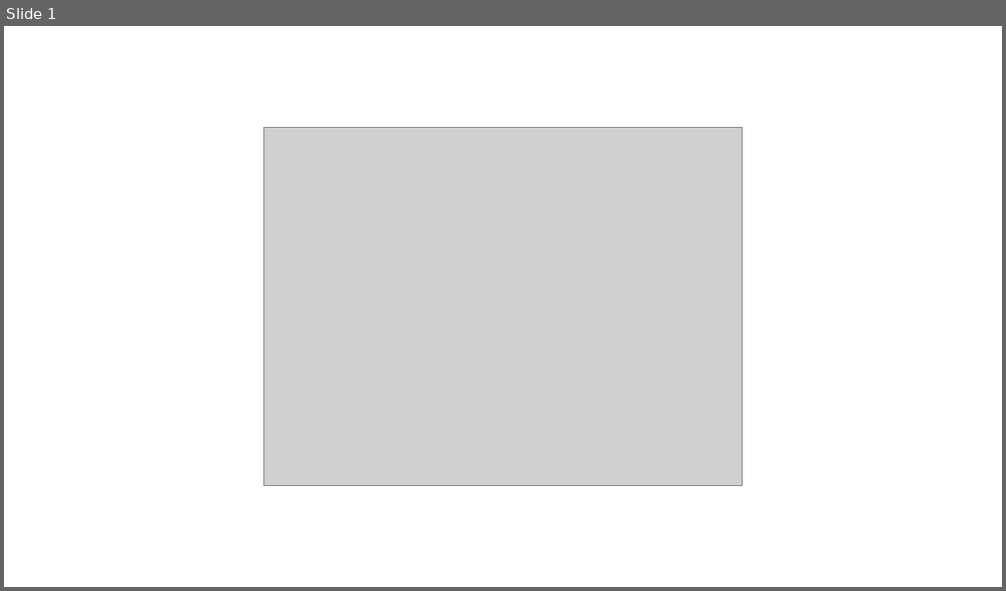
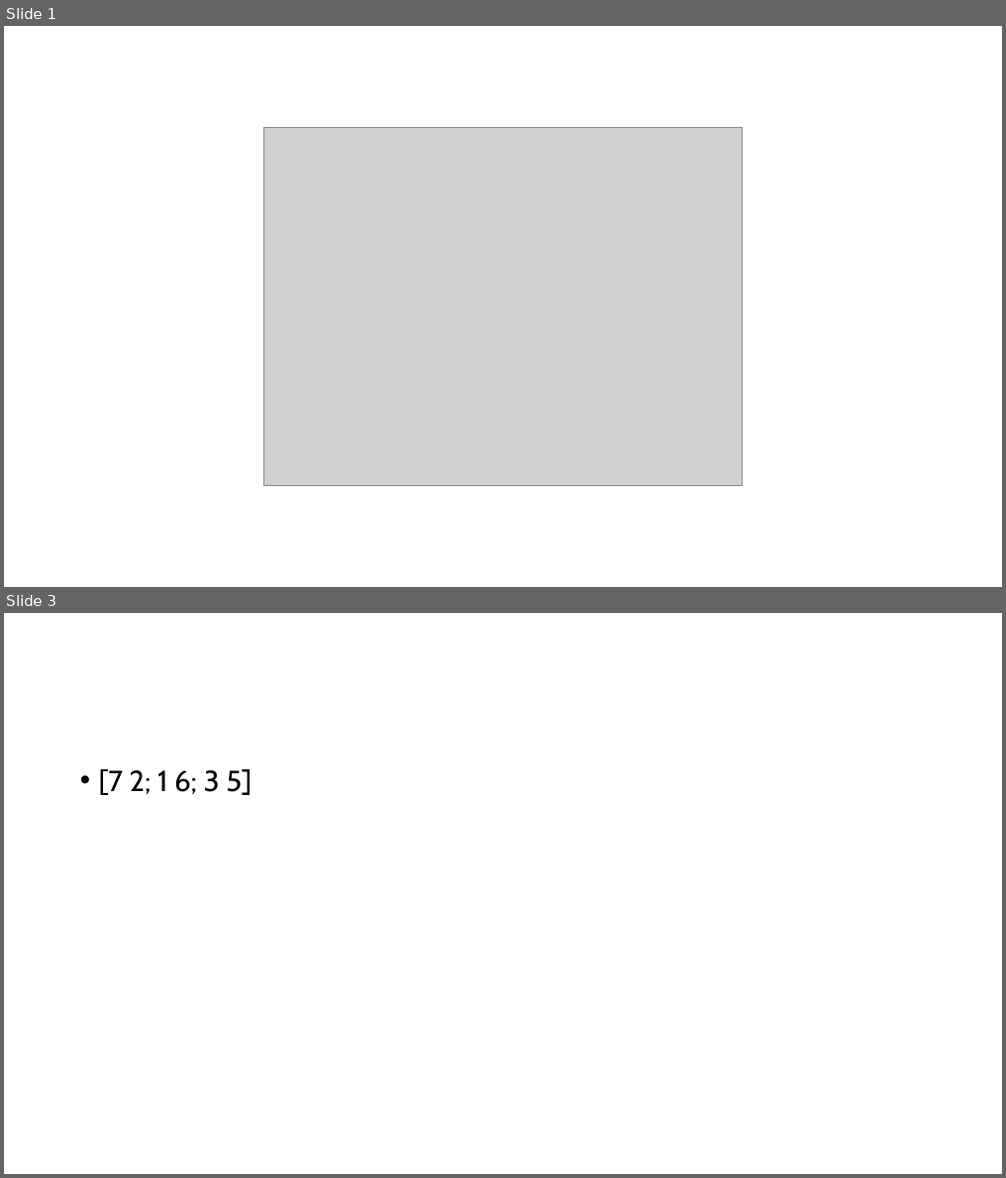
Before and after one commit to cailab-tamu/QuantumXCT, a slide deck: manuscript/Dataset_8_PDGF_signaling_slows_ovarian_cancer GSM7019822_GSM7019823_GSM7019824/new_analysis/Presentation.pptx. Shown one above the other, each under a label of ours: slide 1 before the commit, slides 1 and 3 after it; the slides between them are not shown. The pictures are 1006x591 and 1006x1178 pixels, drawn with LibreOffice and Linux fonts; fonts in the diff are those of the drawing; grey boxes stand for pictures. Boxes give left, top, right and bottom in pixels: in the first picture for what was removed or moved away, otherwise in the second. Text is boxed around its words. In the diff, an @@ line names an element or a change of style, - is before the commit and + after.

```diff
--- a/manuscript/Dataset_8_PDGF_signaling_slows_ovarian_cancer GSM7019822_GSM7019823_GSM7019824/new_analysis/Presentation.pptx
+++ b/manuscript/Dataset_8_PDGF_signaling_slows_ovarian_cancer GSM7019822_GSM7019823_GSM7019824/new_analysis/Presentation.pptx
@@ slide 3 added at [4,613,1002,1174], background #FFFFFF @@
@@ text added at [99,769,252,795], 28 pt, text #000000 @@
+• [7 2; 1 6; 3 5]
```
Also in this commit, not shown: 1 other slide added, 2 other files.
